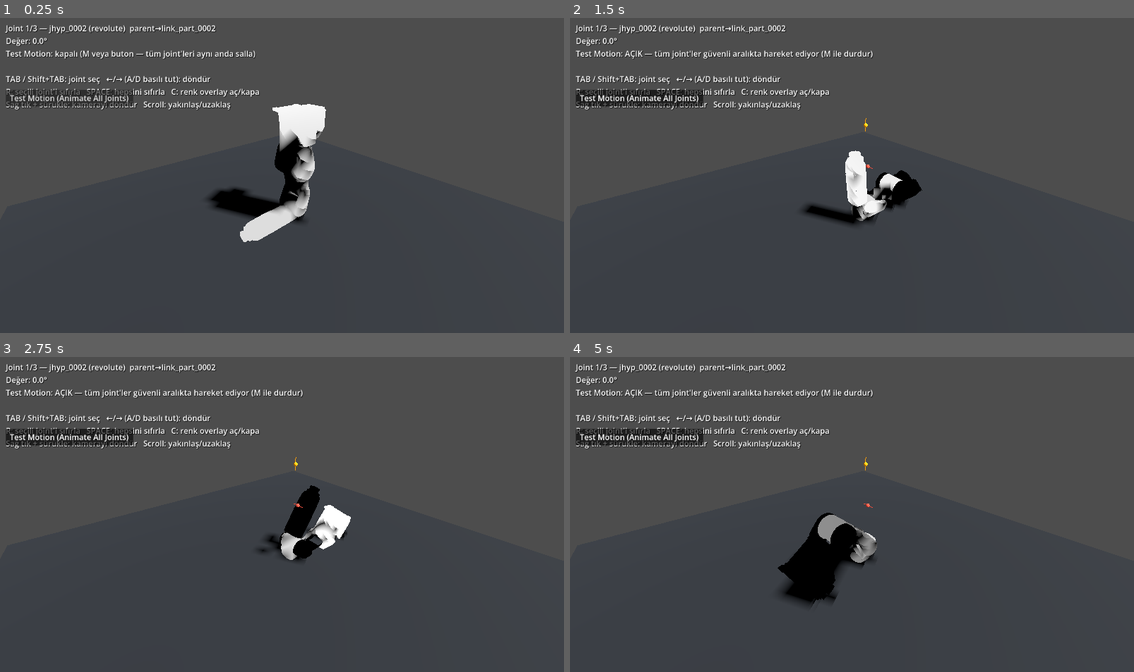
Above: before the commit, frames 1-4 (two rows, left to right).
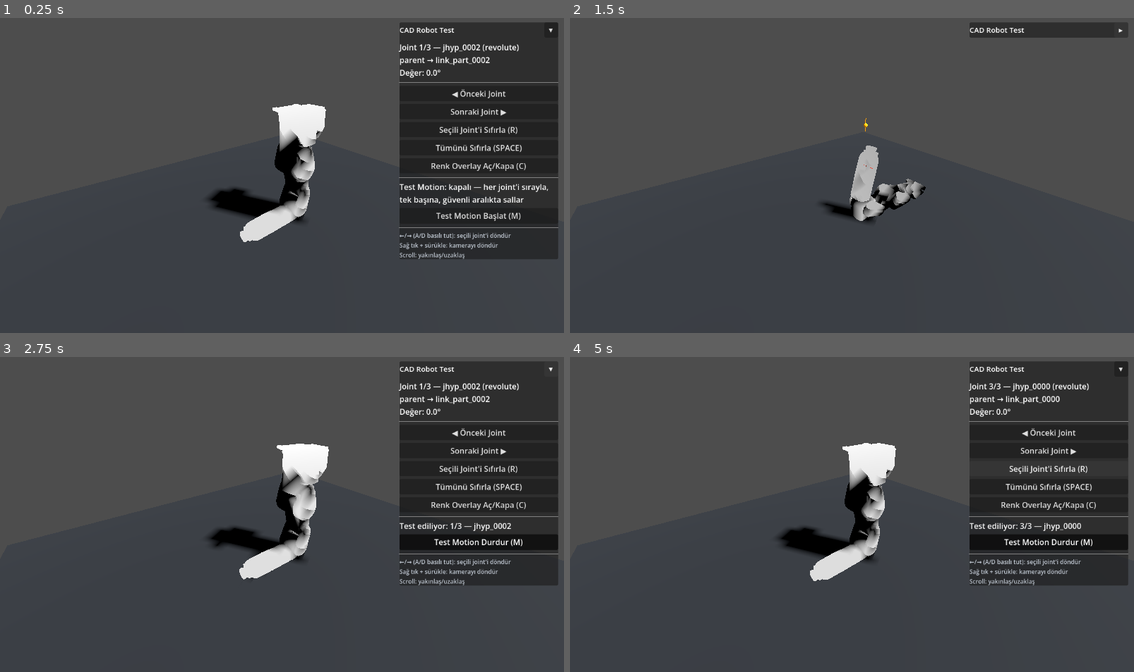
Above: after the commit, the same moments.

Repository: mygithubaccountn/cad_kinematics
Game: Godot game, scene res://main.tscn
Same seed, same stepped clock (60 frames per second), same inputs: the game is played once before the commit and once after it.
Inputs (mouse positions are in pixels of both pictures, inside the frame that each line leads up to):
- Up to frame 1 (0.25 s): no input
- Up to frame 2 (1.5 s): click "Test Motion (Animate All Join…" (after the commit: "Test Motion Başlat (M)") at 0.5 s; click (1122, 30) at 1.25 s, where only the run after the commit has a clickable "▾"
- Up to frame 3 (2.75 s): click (552, 369) at 2 s, where only the run after the commit has a clickable "▸"
- Up to frame 4 (5 s): click (1049, 432) at 2.75 s, where only the run after the commit has a clickable "◀ Önceki Joint"; click (1049, 451) at 3.5 s, where only the run after the commit has a clickable "Sonraki Joint ▶"; click (1049, 467) at 4.25 s, where only the run after the commit has a clickable "Seçili Joint'i Sıfırla (R)"

The runs differ from the first frame. In frame 1, 23% of the frame differs, in the area x 0-99%, y 1-77%; in frame 2, 6.4%; in frame 3, 26%, in the area x 0-99%, y 1-73%; in frame 4, 25%.

Commit message:
Fix Test Motion choreography and rebuild HUD as a real anchored panel
Diagnosed per instructions before changing anything:
- Verified individual joint movement is correct — _runtime_smoke()'s
  pivot-drift check (0.00e+00 across every joint) already runs on every
  launch and passed here too.
- Wrote a headless harness calling set_joint() with the same joint + same
  value through both the "manual control" code path and the "Test Motion"
  code path: pos_diff/rot_diff were 0.0 (float noise only) on all 6
  joints. Both paths call the exact same function — the transform math is
  identical between them.
- Conclusion: the pipeline, robot.json, and set_joint()/FK are all
  correct and untouched. The bad motion was purely a choreography bug in
  main.gd's old animate-all loop, which drove all 6 joints simultaneously
  with independent phases up to +-126 deg each. In a serial chain that
  compounds — each joint's motion rides on top of every ancestor joint
  also moving — producing exactly the fast, chaotic, self-intersecting
  motion in the report.

Fix (godot_test/main.gd only — pipeline/robot.json/mesh export untouched):

1. Test Motion is now sequential: exactly one joint sweeps 0 -> peak ->
   0 (single sine hump, ANIMATE_FRACTION=0.6 of the existing safe range)
   at a time; everything else stays at rest. A joint's own descendants
   still ride along rigidly with it (as they would on a real robot), but
   no *other independently-animated* joint is ever perturbing things at
   the same time, so there's no compounding and nothing new to collide
   with. Cycles through every joint, loops, start/stop via the same M key
   or a button. Verified with a headless harness: across a full cycle, at
   every sampled frame exactly one joint had nonzero rotation, and its
   peak never exceeded PI*0.6 (the intended bound).
   Individual per-joint manual control (TAB/arrows, R, SPACE, C) is
   unchanged — same functions, just also reachable from the new panel's
   buttons instead of only keyboard shortcuts.

2. The HUD is now a PanelContainer anchored to the top-right corner
   (Control.PRESET_TOP_RIGHT), fixed width, children stacked in a
   VBoxContainer — every control gets its own row by construction, no
   more manually-positioned Label/Button with hardcoded pixel offsets
   that grew into each other as the text got longer. A collapse toggle
   (▾/▸) hides everything but the header when the panel is in the way.
   Verified headlessly: 7 buttons, each row's Y-range checked pairwise
   for overlap — none.

pytest: 38/38 non-preexisting-failure tests pass; RobotScene.tscn
generation (generate_scene.gd, robot_loader.gd) re-verified unaffected —
this change is scoped entirely to the Play-mode test scene script.

Diff:
--- a/godot_test/main.gd
+++ b/godot_test/main.gd
@@ -11,19 +11,25 @@
 const PRISMATIC_LIMIT := 0.15       # +-15cm, generic
 const REVOLUTE_SPEED := 1.2         # rad/s while key held
 const PRISMATIC_SPEED := 0.08       # m/s while key held
-const ANIMATE_FRACTION := 0.7       # "Test Motion" stays inside 70% of the safe range, never at the hard limit
-const ANIMATE_SPEED := 0.8          # rad/s of the sine driving "Test Motion"
+
+## Test Motion: a pivot-verification sweep, not a stress test. Exactly one
+## joint moves at a time — everything else (including its own descendants,
+## which ride along rigidly, exactly as a real robot would) stays at rest —
+## so there is no cross-joint compounding and nothing to collide with that
+## wasn't already adjacent in the rest pose.
+const ANIMATE_JOINT_DURATION := 2.2  # seconds for one out-and-back sweep
+const ANIMATE_FRACTION := 0.6        # peak sweep, as a fraction of the safe range
 
 var _robot: Node3D
 var _joint_nodes: Array[Node3D] = []
 var _joint_angles: Array[float] = []
 var _selected := 0
 var _tint_on := false
+var _overlay_data: Dictionary = {}
+
 var _animate_all := false
-var _animate_t := 0.0
-var _overlay_data: Dictionary = {}
-var _hud: Label
-var _motion_btn: Button
+var _animate_joint_idx := 0
+var _animate_local_t := 0.0
 
 var _cam_target := Vector3.ZERO
 var _cam_yaw := -0.7
@@ -32,6 +38,14 @@
 var _cam_min_dist := 0.05
 var _robot_aabb := AABB()
 
+# --- panel ---
+var _panel_body: VBoxContainer
+var _collapsed := false
+var _info_label: Label
+var _motion_status_label: Label
+var _motion_btn: Button
+var _collapse_btn: Button
+
 
 func _ready() -> void:
 	_robot = LOADER_SCRIPT.load_robot(ROBOT_JSON)
@@ -42,7 +56,7 @@
 	_collect_joints(_robot)
 	_load_overlay_data()
 	_build_debug_overlay()
-	_build_hud()
+	_build_panel()
 	print("Robot yüklendi. Hareketli joint: ", _joint_nodes.size())
 	_fit_camera()
 	_build_ground()
@@ -91,42 +105,69 @@
 		return
 	if key == KEY_TAB:
 		if key_event.shift_pressed:
-			_selected = (_selected - 1 + _joint_nodes.size()) % _joint_nodes.size()
+			_select_prev()
 		else:
-			_selected = (_selected + 1) % _joint_nodes.size()
-		_update_hud()
+			_select_next()
 	elif key == KEY_R:
-		_joint_angles[_selected] = 0.0
-		LOADER_SCRIPT.set_joint(_joint_nodes[_selected], 0.0)
-		_update_hud()
+		_reset_selected()
 	elif key == KEY_SPACE:
-		for i in _joint_nodes.size():
-			_joint_angles[i] = 0.0
-			LOADER_SCRIPT.set_joint(_joint_nodes[i], 0.0)
-		_update_hud()
+		_reset_all()
 	elif key == KEY_C:
-		_tint_on = not _tint_on
-		_apply_tint(_robot, _tint_on)
-		_update_hud()
+		_toggle_tint()
 	elif key == KEY_M:
 		_toggle_animate_all()
 
 
+func _select_next() -> void:
+	_selected = (_selected + 1) % _joint_nodes.size()
+	_update_hud()
+
+
+func _select_prev() -> void:
+	_selected = (_selected - 1 + _joint_nodes.size()) % _joint_nodes.size()
+	_update_hud()
+
+
+func _reset_selected() -> void:
+	_joint_angles[_selected] = 0.0
+	LOADER_SCRIPT.set_joint(_joint_nodes[_selected], 0.0)
+	_update_hud()
+
+
+func _reset_all() -> void:
+	for i in _joint_nodes.size():
+		_joint_angles[i] = 0.0
+		LOADER_SCRIPT.set_joint(_joint_nodes[i], 0.0)
+	_update_hud()
+
+
+func _toggle_tint() -> void:
+	_tint_on = not _tint_on
+	_apply_tint(_robot, _tint_on)
+	_update_hud()
+
+
 func _process(delta: float) -> void:
 	if _joint_nodes.is_empty():
 		return
 
 	if _animate_all:
-		_animate_t += delta
-		for i in _joint_nodes.size():
-			var n := _joint_nodes[i]
-			var jt := str(n.get_meta("joint_type"))
-			var lim := REVOLUTE_LIMIT if jt == "revolute" else PRISMATIC_LIMIT
-			# Phase-offset per joint so they don't all move in lockstep —
-			# reads more like an exercised mechanism than a single hinge.
-			var phase := i * (TAU / maxf(float(_joint_nodes.size()), 1.0))
-			var val := sin(_animate_t * ANIMATE_SPEED + phase) * lim * ANIMATE_FRACTION
-			LOADER_SCRIPT.set_joint(n, val)
+		_animate_local_t += delta
+		if _animate_local_t >= ANIMATE_JOINT_DURATION:
+			LOADER_SCRIPT.set_joint(_joint_nodes[_animate_joint_idx], 0.0)
+			_animate_local_t = 0.0
+			_animate_joint_idx = (_animate_joint_idx + 1) % _joint_nodes.size()
+			_selected = _animate_joint_idx
+		var n := _joint_nodes[_animate_joint_idx]
+		var jt := str(n.get_meta("joint_type"))
+		var lim := REVOLUTE_LIMIT if jt == "revolute" else PRISMATIC_LIMIT
+		# One smooth hump: 0 -> peak -> 0 across the duration. Never a
+		# discontinuity, never past the same safe fraction manual control
+		# already respects, and only this one joint's subtree is moving.
+		var progress := _animate_local_t / ANIMATE_JOINT_DURATION
+		var val := sin(progress * PI) * lim * ANIMATE_FRACTION
+		LOADER_SCRIPT.set_joint(n, val)
+		_update_hud()
 		return
 
 	var node := _joint_nodes[_selected]
@@ -223,30 +264,103 @@
 		_robot.add_child(mi)
 
 
-func _build_hud() -> void:
+## Anchored top-right, fixed width, one control per row — stays put and
+## legible at any window size, and collapses to just its header when it's
+## in the way of the viewport.
+func _build_panel() -> void:
 	var layer := CanvasLayer.new()
 	add_child(layer)
-	_hud = Label.new()
-	_hud.position = Vector2(12, 12)
-	_hud.add_theme_font_size_override("font_size", 16)
-	_hud.add_theme_color_override("font_shadow_color", Color(0, 0, 0, 0.8))
-	_hud.add_theme_constant_override("shadow_offset_x", 1)
-	_hud.add_theme_constant_override("shadow_offset_y", 1)
-	layer.add_child(_hud)
+
+	var panel := PanelContainer.new()
+	panel.set_anchors_preset(Control.PRESET_TOP_RIGHT)
+	panel.offset_left = -336
+	panel.offset_right = -12
+	panel.offset_top = 12
+	panel.custom_minimum_size = Vector2(324, 0)
+	layer.add_child(panel)
+
+	var outer := VBoxContainer.new()
+	outer.add_theme_constant_override("separation", 8)
+	panel.add_child(outer)
+
+	var header := HBoxContainer.new()
+	outer.add_child(header)
+	var title := Label.new()
+	title.text = "CAD Robot Test"
+	title.add_theme_font_size_override("font_size", 15)
+	title.size_flags_horizontal = Control.SIZE_EXPAND_FILL
+	header.add_child(title)
+	_collapse_btn = Button.new()
+	_collapse_btn.text = "▾"
+	_collapse_btn.custom_minimum_size = Vector2(28, 28)
+	_collapse_btn.pressed.connect(_toggle_collapsed)
+	header.add_child(_collapse_btn)
+
+	_panel_body = VBoxContainer.new()
+	_panel_body.add_theme_constant_override("separation", 6)
+	outer.add_child(_panel_body)
+
+	_info_label = Label.new()
+	_info_label.autowrap_mode = TextServer.AUTOWRAP_WORD
+	_panel_body.add_child(_info_label)
+
+	_panel_body.add_child(HSeparator.new())
+
+	_add_row_button("◀ Önceki Joint", _select_prev)
+	_add_row_button("Sonraki Joint ▶", _select_next)
+	_add_row_button("Seçili Joint'i Sıfırla (R)", _reset_selected)
+	_add_row_button("Tümünü Sıfırla (SPACE)", _reset_all)
+	_add_row_button("Renk Overlay Aç/Kapa (C)", _toggle_tint)
+
+	_panel_body.add_child(HSeparator.new())
+
+	_motion_status_label = Label.new()
+	_motion_status_label.autowrap_mode = TextServer.AUTOWRAP_WORD
+	_panel_body.add_child(_motion_status_label)
 
 	_motion_btn = Button.new()
-	_motion_btn.text = "Test Motion (Animate All Joints)"
-	_motion_btn.position = Vector2(12, 150)
-	_motion_btn.custom_minimum_size = Vector2(260, 34)
+	_motion_btn.text = "Test Motion Başlat (M)"
+	_motion_btn.custom_minimum_size = Vector2(0, 32)
 	_motion_btn.toggle_mode = true
 	_motion_btn.pressed.connect(_toggle_animate_all)
-	layer.add_child(_motion_btn)
+	_panel_body.add_child(_motion_btn)
+
+	_panel_body.add_child(HSeparator.new())
+
+	var hint := Label.new()
+	hint.text = (
+		"←/→ (A/D basılı tut): seçili joint'i döndür\n"
+		+ "Sağ tık + sürükle: kamerayı döndür\n"
+		+ "Scroll: yakınlaş/uzaklaş"
+	)
+	hint.add_theme_font_size_override("font_size", 12)
+	hint.add_theme_color_override("font_color", Color(0.75, 0.78, 0.82))
+	hint.autowrap_mode = TextServer.AUTOWRAP_WORD
+	_panel_body.add_child(hint)
+
+
+func _add_row_button(text: String, handler: Callable) -> void:
+	var btn := Button.new()
+	btn.text = text
+	btn.custom_minimum_size = Vector2(0, 30)
+	btn.pressed.connect(handler)
+	_panel_body.add_child(btn)
+
+
+func _toggle_collapsed() -> void:
+	_collapsed = not _collapsed
+	_panel_body.visible = not _collapsed
+	_collapse_btn.text = "▸" if _collapsed else "▾"
 
 
 func _toggle_animate_all() -> void:
 	_animate_all = not _animate_all
 	_motion_btn.button_pressed = _animate_all
-	if not _animate_all:
+	_motion_btn.text = "Test Motion Durdur (M)" if _animate_all else "Test Motion Başlat (M)"
+	if _animate_all:
+		_animate_joint_idx = 0
+		_animate_local_t = 0.0
+	else:
 		# Hand back exactly where manual per-joint control left off, not a snap to 0.
 		for i in _joint_nodes.size():
 			LOADER_SCRIPT.set_joint(_joint_nodes[i], _joint_angles[i])
@@ -254,26 +368,28 @@
 
 
 func _update_hud() -> void:
-	if _hud == null:
+	if _info_label == null:
 		return
 	if _joint_nodes.is_empty():
-		_hud.text = "robot.json içinde hareketli joint yok."
+		_info_label.text = "robot.json içinde hareketli joint yok."
+		_motion_status_label.text = ""
 		return
 	var node := _joint_nodes[_selected]
 	var jtype := str(node.get_meta("joint_type"))
 	var jid := str(node.get_meta("joint_id"))
 	var val := _joint_angles[_selected]
 	var val_str := ("%.1f°" % rad_to_deg(val)) if jtype == "revolute" else ("%.3f m" % val)
-	var motion_line := "Test Motion: AÇIK — tüm joint'ler güvenli aralıkta hareket ediyor (M ile durdur)" if _animate_all \
-		else "Test Motion: kapalı (M veya buton — tüm joint'leri aynı anda salla)"
-	_hud.text = (
-		"Joint %d/%d — %s (%s)  parent→%s\n"
-		+ "Değer: %s\n"
-		+ "%s\n\n"
-		+ "TAB / Shift+TAB: joint seç   ←/→ (A/D basılı tut): döndür\n"
-		+ "R: seçili joint'i sıfırla   SPACE: hepsini sıfırla   C: renk overlay aç/kapa\n"
-		+ "Sağ tık + sürükle: kamerayı döndür   Scroll: yakınlaş/uzaklaş"
-	) % [_selected + 1, _joint_nodes.size(), jid, jtype, str(node.get_parent().name), val_str, motion_line]
+	_info_label.text = (
+		"Joint %d/%d — %s (%s)\nparent → %s\nDeğer: %s"
+	) % [_selected + 1, _joint_nodes.size(), jid, jtype, str(node.get_parent().name), val_str]
+
+	if _animate_all:
+		var active := _joint_nodes[_animate_joint_idx]
+		_motion_status_label.text = "Test ediliyor: %d/%d — %s" % [
+			_animate_joint_idx + 1, _joint_nodes.size(), str(active.get_meta("joint_id"))
+		]
+	else:
+		_motion_status_label.text = "Test Motion: kapalı — her joint'i sırayla, tek başına, güvenli aralıkta sallar"
 
 
 func _runtime_smoke() -> void:
